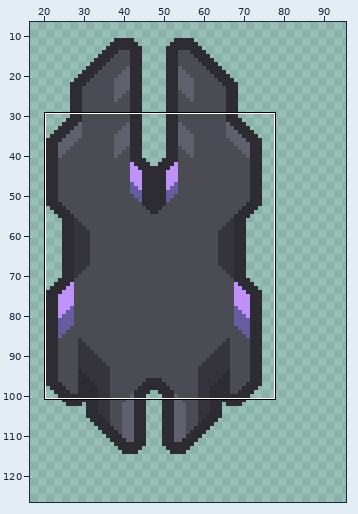
Sprite sheet -- sprites/units/weapons/eruption-cannon-outline.png. The picture above shows the old version from afar; the outline marks the close-up.
Close-up. First the earlier version:
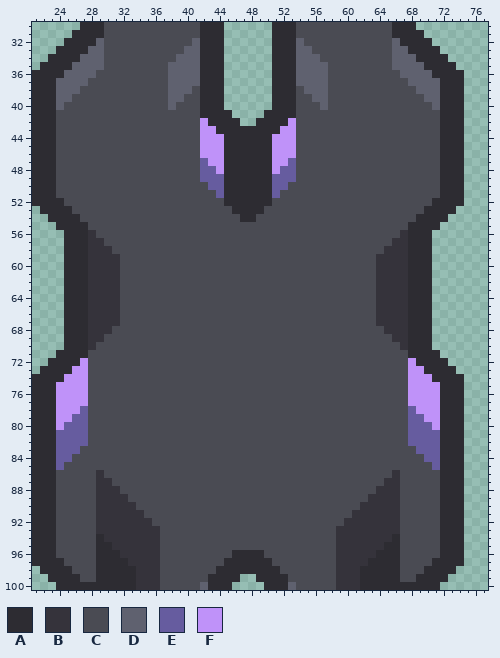
The file is 96x128 pixels. Shown: x 21..77, y 30..100. The wide view leaves out empty margins. The commit also changed other parts of the picture, which this record leaves out.
Palette (. is transparent): A #2d2c32  B #35333b  C #4a4b53  D #5f616f  E #665c9f  F #bf92f9
Pixels before (only the part around the change), first column x 21:
 30 ......AAACCCCCCCCCCCCAAA......AAACCCCCCCCCCCCAAA........
 31 .....AAAACCCCCCCCCCCCAAA......AAACCCCCCCCCCCCAAAA.......
 32 ....AAAADCCCCCCCCCCCDAAA......AAADCCCCCCCCCCCDAAAA......
 33 ...AAAADDCCCCCCCCCCDDAAA......AAADDCCCCCCCCCCDDAAAA.....
 34 ..AAAADDDCCCCCCCCCDDDAAA......AAADDDCCCCCCCCCDDDAAAA....
 35 .AAAADDDDCCCCCCCCDDDDAAA......AAADDDDCCCCCCCCDDDDAAAA...
 36 AAAADDDDCCCCCCCCCDDDDAAA......AAADDDDCCCCCCCCCDDDDAAAA..
 37 AAADDDDCCCCCCCCCCDDDDAAA......AAADDDDCCCCCCCCCCDDDDAAA..
 38 AAADDDCCCCCCCCCCCDDDCAAA......AAACDDDCCCCCCCCCCCDDDAAA..
 39 AAADDCCCCCCCCCCCCDDCCAAA......AAACCDDCCCCCCCCCCCCDDAAA..
 40 AAADCCCCCCCCCCCCCDCCCAAA......AAACCCDCCCCCCCCCCCCCDAAA..
 41 AAACCCCCCCCCCCCCCCCCCAAAA....AAAACCCCCCCCCCCCCCCCCCAAA..
 42 AAACCCCCCCCCCCCCCCCCCFAAAA..AAAAFCCCCCCCCCCCCCCCCCCAAA..
 43 AAACCCCCCCCCCCCCCCCCCFFAAAAAAAAFFCCCCCCCCCCCCCCCCCCAAA..
 44 AAACCCCCCCCCCCCCCCCCCFFFAAAAAAFFFCCCCCCCCCCCCCCCCCCAAA..
 45 AAACCCCCCCCCCCCCCCCCCFFFAAAAAAFFFCCCCCCCCCCCCCCCCCCAAA..
 46 AAACCCCCCCCCCCCCCCCCCFFFAAAAAAFFFCCCCCCCCCCCCCCCCCCAAA..
 47 AAACCCCCCCCCCCCCCCCCCEFFAAAAAAFFECCCCCCCCCCCCCCCCCCAAA..
 48 AAACCCCCCCCCCCCCCCCCCEEFAAAAAAFEECCCCCCCCCCCCCCCCCCAAA..
 49 AAACCCCCCCCCCCCCCCCCCEEEAAAAAAEEECCCCCCCCCCCCCCCCCCAAA..
 50 AAACCCCCCCCCCCCCCCCCCCEEAAAAAAEECCCCCCCCCCCCCCCCCCCAAA..
 51 AAACCCCCCCCCCCCCCCCCCCCEAAAAAAECCCCCCCCCCCCCCCCCCCCAAA..
 52 AAAACCCCCCCCCCCCCCCCCCCCAAAAAACCCCCCCCCCCCCCCCCCCCAAAA..
 53 .AAAACCCCCCCCCCCCCCCCCCCCAAAACCCCCCCCCCCCCCCCCCCCAAAA...
 54 ..AAAACCCCCCCCCCCCCCCCCCCCAACCCCCCCCCCCCCCCCCCCCAAAA....
 55 ...AAAACCCCCCCCCCCCCCCCCCCCCCCCCCCCCCCCCCCCCCCCAAAA.....
 56 ....AAABCCCCCCCCCCCCCCCCCCCCCCCCCCCCCCCCCCCCCCBAAA......
 57 ....AAABBCCCCCCCCCCCCCCCCCCCCCCCCCCCCCCCCCCCCBBAAA......
 58 ....AAABBBCCCCCCCCCCCCCCCCCCCCCCCCCCCCCCCCCCBBBAAA......
 59 ....AAABBBBCCCCCCCCCCCCCCCCCCCCCCCCCCCCCCCCBBBBAAA......
 60 ....AAABBBBCCCCCCCCCCCCCCCCCCCCCCCCCCCCCCCCBBBBAAA......
 61 ....AAABBBBCCCCCCCCCCCCCCCCCCCCCCCCCCCCCCCCBBBBAAA......
 62 ....AAABBBBCCCCCCCCCCCCCCCCCCCCCCCCCCCCCCCCBBBBAAA......
 63 ....AAABBBBCCCCCCCCCCCCCCCCCCCCCCCCCCCCCCCCBBBBAAA......
 64 ....AAABBBBCCCCCCCCCCCCCCCCCCCCCCCCCCCCCCCCBBBBAAA......
 65 ....AAABBBBCCCCCCCCCCCCCCCCCCCCCCCCCCCCCCCCBBBBAAA......
 66 ....AAABBBBCCCCCCCCCCCCCCCCCCCCCCCCCCCCCCCCBBBBAAA......
 67 ....AAABBBBCCCCCCCCCCCCCCCCCCCCCCCCCCCCCCCCBBBBAAA......
 68 ....AAABBBCCCCCCCCCCCCCCCCCCCCCCCCCCCCCCCCCCBBBAAA......
 69 ....AAABBCCCCCCCCCCCCCCCCCCCCCCCCCCCCCCCCCCCCBBAAA......
 70 ....AAABCCCCCCCCCCCCCCCCCCCCCCCCCCCCCCCCCCCCCCBAAA......
 71 ...AAAACCCCCCCCCCCCCCCCCCCCCCCCCCCCCCCCCCCCCCCCAAAA.....
 72 ..AAAAFCCCCCCCCCCCCCCCCCCCCCCCCCCCCCCCCCCCCCCCCFAAAA....
 73 .AAAAFFCCCCCCCCCCCCCCCCCCCCCCCCCCCCCCCCCCCCCCCCFFAAAA...
 74 AAAAFFFCCCCCCCCCCCCCCCCCCCCCCCCCCCCCCCCCCCCCCCCFFFAAAA..
 75 AAAFFFFCCCCCCCCCCCCCCCCCCCCCCCCCCCCCCCCCCCCCCCCFFFFAAA..
 76 AAAFFFFCCCCCCCCCCCCCCCCCCCCCCCCCCCCCCCCCCCCCCCCFFFFAAA..
 77 AAAFFFFCCCCCCCCCCCCCCCCCCCCCCCCCCCCCCCCCCCCCCCCFFFFAAA..
 78 AAAFFFECCCCCCCCCCCCCCCCCCCCCCCCCCCCCCCCCCCCCCCCEFFFAAA..
 79 AAAFFEECCCCCCCCCCCCCCCCCCCCCCCCCCCCCCCCCCCCCCCCEEFFAAA..
 80 AAAFEEECCCCCCCCCCCCCCCCCCCCCCCCCCCCCCCCCCCCCCCCEEEFAAA..
 81 AAAEEEECCCCCCCCCCCCCCCCCCCCCCCCCCCCCCCCCCCCCCCCEEEEAAA..
 82 AAAEEEECCCCCCCCCCCCCCCCCCCCCCCCCCCCCCCCCCCCCCCCEEEEAAA..
 83 AAAEEECCCCCCCCCCCCCCCCCCCCCCCCCCCCCCCCCCCCCCCCCCEEEAAA..
 84 AAAEECCCCCCCCCCCCCCCCCCCCCCCCCCCCCCCCCCCCCCCCCCCCEEAAA..
 85 AAAECCCCCCCCCCCCCCCCCCCCCCCCCCCCCCCCCCCCCCCCCCCCCCEAAA..
 86 AAACCCCCBCCCCCCCCCCCCCCCCCCCCCCCCCCCCCCCCCCCCBCCCCCAAA..
 87 AAACCCCCBBCCCCCCCCCCCCCCCCCCCCCCCCCCCCCCCCCCBBCCCCCAAA..
 88 AAACCCCCBBBCCCCCCCCCCCCCCCCCCCCCCCCCCCCCCCCBBBCCCCCAAA..
 89 AAACCCCCBBBBCCCCCCCCCCCCCCCCCCCCCCCCCCCCCCBBBBCCCCCAAA..
 90 AAACCCCCBBBBBCCCCCCCCCCCCCCCCCCCCCCCCCCCCBBBBBCCCCCAAA..
 91 AAACCCCCBBBBBBCCCCCCCCCCCCCCCCCCCCCCCCCCBBBBBBCCCCCAAA..
 92 AAACCCCCBBBBBBBCCCCCCCCCCCCCCCCCCCCCCCCBBBBBBBCCCCCAAA..
 93 AAACCCCCBBBBBBBBCCCCCCCCCCCCCCCCCCCCCCBBBBBBBBCCCCCAAA..
 94 AAACCCCCABBBBBBBCCCCCCCCCCCCCCCCCCCCCCBBBBBBBACCCCCAAA..
 95 AAACCCCCAABBBBBBCCCCCCCCCCCCCCCCCCCCCCBBBBBBAACCCCCAAA..
 96 AAACCCCCAAABBBBBCCCCCCCCCAAAACCCCCCCCCBBBBBAAACCCCCAAA..
 97 AAAACCCCAAAABBBBCCCCCCCCAAAAAACCCCCCCCBBBBAAAACCCCAAAA..
 98 .AAAACCCAAAAABBBCCCCCCCAAAAAAAACCCCCCCBBBAAAAACCCAAAA...
 99 ..AAAACCAAAAABBBCCCCCCAAAA..AAAACCCCCCBBBAAAAACCAAAA....
100 ...AAAAAAAAAABBBCCCCCDAAA....AAADCCCCCBBBAAAAAAAAAA.....
After the commit:
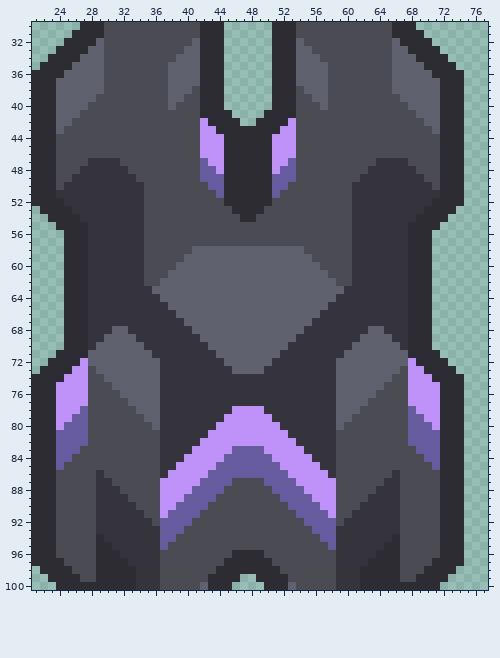
From old to new:
Changed rows in their new state; - is an unchanged pixel.
first column x 24:
 36 -----D------------------------------------D-----
 37 ----DD------------------------------------DD----
 38 ---DDD------------------------------------DDD---
 39 --DDD--------------------------------------DDD--
 40 -DDD----------------------------------------DDD-
 41 DDD------------------------------------------DDD
 42 DD--------------------------------------------DD
 43 D----------------------------------------------D
first column x 24:
 47 ----BBBB--------------------------------BBBB----
 48 ---BBBBBB------------------------------BBBBBB---
 49 --BBBBBBBB----------------------------BBBBBBBB--
 50 -BBBBBBBBBB--------------------------BBBBBBBBBB-
 51 BBBBBBBBBBB--------------------------BBBBBBBBBBB
 52 -BBBBBBBBBB--------------------------BBBBBBBBBB-
 53 --BBBBBBBBB--------------------------BBBBBBBBB--
 54 ---BBBBBBBB--------------------------BBBBBBBB---
 55 ----BBBBBBB--------------------------BBBBBBB----
 56 -----BBBBBB--------------------------BBBBBB-----
 57 ------BBBBB--------------------------BBBBB------
 58 -------BBBB------DDDDDDDDDDDDDD------BBBB-------
 59 --------BBB-----DDDDDDDDDDDDDDDD-----BBB--------
 60 --------BBB----DDDDDDDDDDDDDDDDDD----BBB--------
 61 --------BBB---DDDDDDDDDDDDDDDDDDDD---BBB--------
 62 --------BBB--DDDDDDDDDDDDDDDDDDDDDD--BBB--------
 63 --------BBBBDDDDDDDDDDDDDDDDDDDDDDDDBBBB--------
 64 --------BBBBBDDDDDDDDDDDDDDDDDDDDDDBBBBB--------
 65 --------BBBBBBDDDDDDDDDDDDDDDDDDDDBBBBBB--------
 66 --------BBBBBBBDDDDDDDDDDDDDDDDDDBBBBBBB--------
 67 --------BBBBBBBBDDDDDDDDDDDDDDDDBBBBBBBB--------
 68 -------DDBBBBBBBBDDDDDDDDDDDDDDBBBBBBBBDD-------
 69 ------DDDDBBBBBBBBDDDDDDDDDDDDBBBBBBBBDDDD------
 70 -----DDDDDDBBBBBBBBDDDDDDDDDDBBBBBBBBDDDDDD-----
 71 ----DDDDDDDDBBBBBBBBDDDDDDDDBBBBBBBBDDDDDDDD----
 72 ----DDDDDDDDDBBBBBBBBDDDDDDBBBBBBBBDDDDDDDDD----
 73 -----DDDDDDDDBBBBBBBBBDDDDBBBBBBBBBDDDDDDDD-----
 74 ------DDDDDDDBBBBBBBBBBBBBBBBBBBBBBDDDDDDD------
 75 -------DDDDDDBBBBBBBBBBBBBBBBBBBBBBDDDDDD-------
 76 --------DDDDDBBBBBBBBBBBBBBBBBBBBBBDDDDD--------
 77 ---------DDDDBBBBBBBBBBBBBBBBBBBBBBDDDD---------
 78 ----------DDDBBBBBBBBBFFFFBBBBBBBBBDDD----------
 79 -----------DDBBBBBBBBFFFFFFBBBBBBBBDD-----------
 80 ------------DBBBBBBBFFFFFFFFBBBBBBBD------------
 81 -------------BBBBBBFFFFFFFFFFBBBBBB-------------
 82 -------------BBBBBFFFFFFFFFFFFBBBBB-------------
 83 -------------BBBBFFFFFEEEEFFFFFBBBB-------------
 84 -------------BBBFFFFFEEEEEEFFFFFBBB-------------
 85 -------------BBFFFFFEEEEEEEEFFFFFBB-------------
 86 -------------BFFFFFEEEEEEEEEEFFFFFB-------------
 87 -------------FFFFFEEEE----EEEEFFFFF-------------
 88 -------------FFFFEEEE------EEEEFFFF-------------
 89 -------------FFFEEEE--------EEEEFFF-------------
 90 -------------FFEEEE----------EEEEFF-------------
 91 -------------FEEEE------------EEEEF-------------
 92 -------------EEEE--------------EEEE-------------
 93 -------------EEE----------------EEE-------------
 94 -------------EE------------------EE-------------
 95 -------------E--------------------E-------------
Where, in picture pixels (left, top, right, bottom), the same in both close-ups:
changed: (56, 70, 440, 550)
